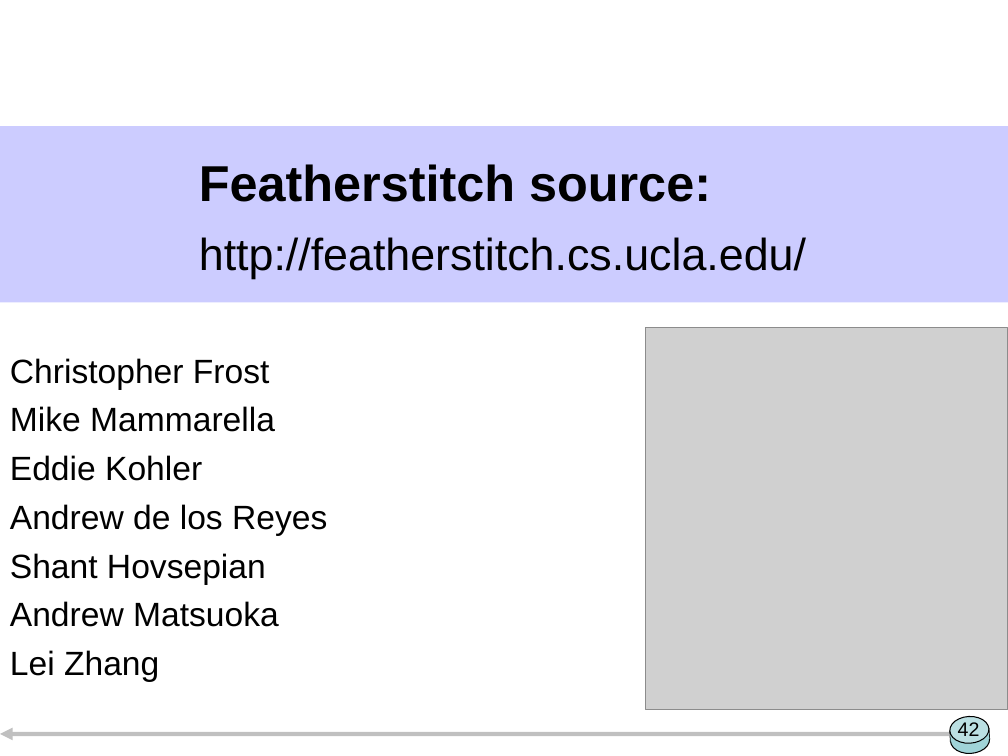
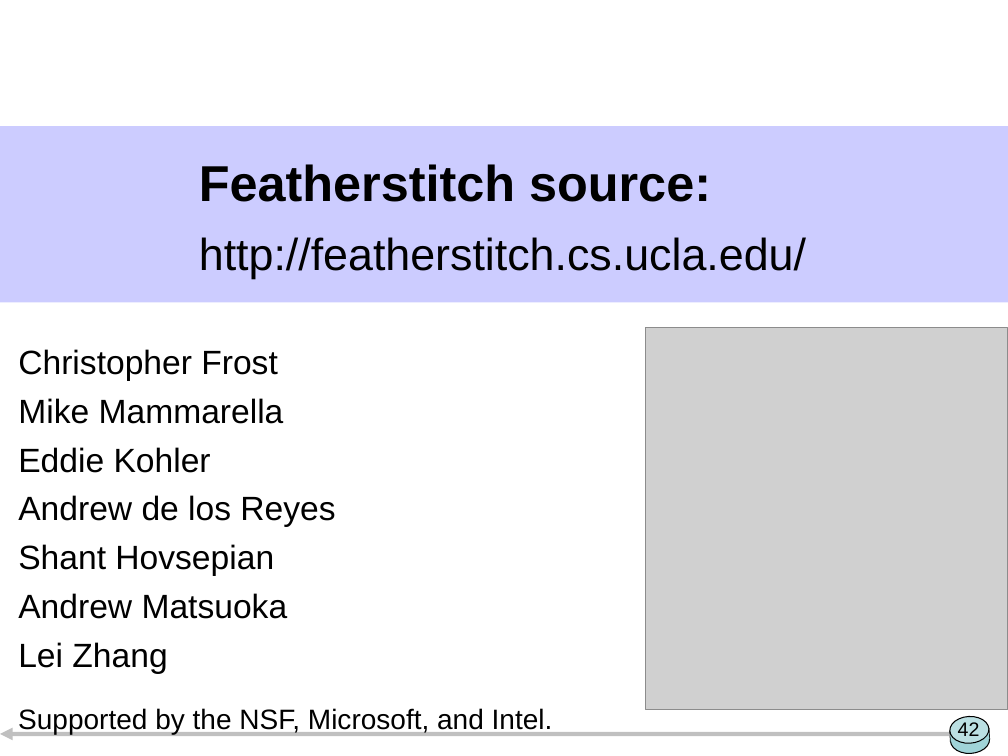
Before and after one commit to ucla-readable/fstitch-doc, a slide deck: slide 42 of sosp/pres.ppt. Drawn at 1008x756 pixels with LibreOffice and Linux fonts; fonts in the diff are those of the drawing; grey boxes stand for pictures. Boxes give left, top, right and bottom in pixels: in the first picture for what was removed or moved away, otherwise in the second. Text is boxed around its words. In the diff, an @@ line names an element or a change of style, - is before the commit and + after.

```diff
--- a/sosp/pres.ppt
+++ b/sosp/pres.ppt
@@ subtitle "Christopher Frost": place and size @@
-subtitle "Christopher Frost" at (10, 358, 327, 682)
+subtitle "Christopher Frost" at (18, 349, 335, 674)
@@ text added at (18, 708, 553, 734), 20 pt, text #000000 @@
+Supported by the NSF, Microsoft, and Intel.
```
Also in this commit, not shown: 15 other slides changed, 2 slides added, 1 slide removed.
